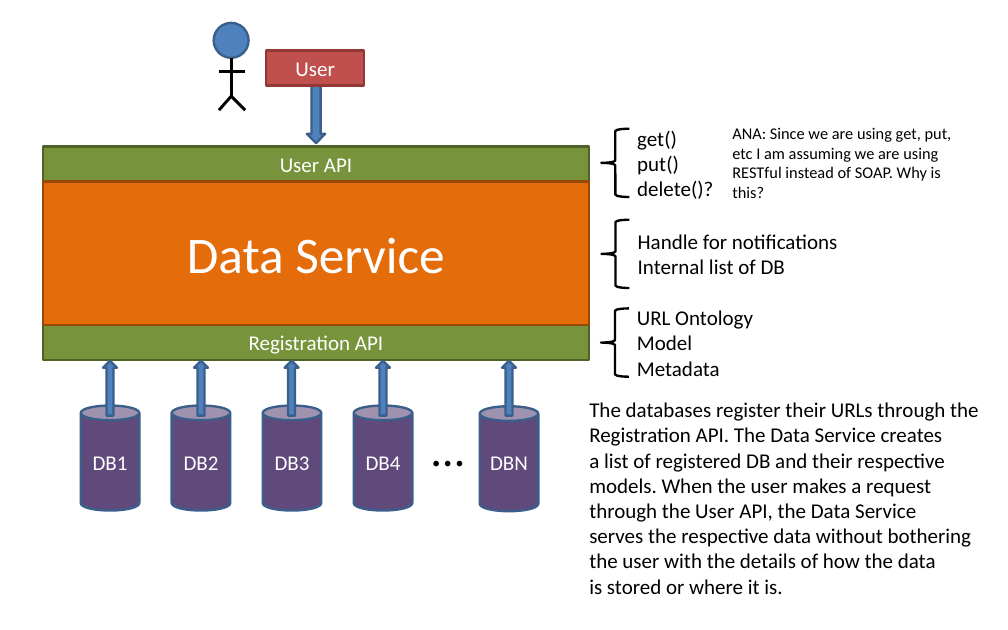
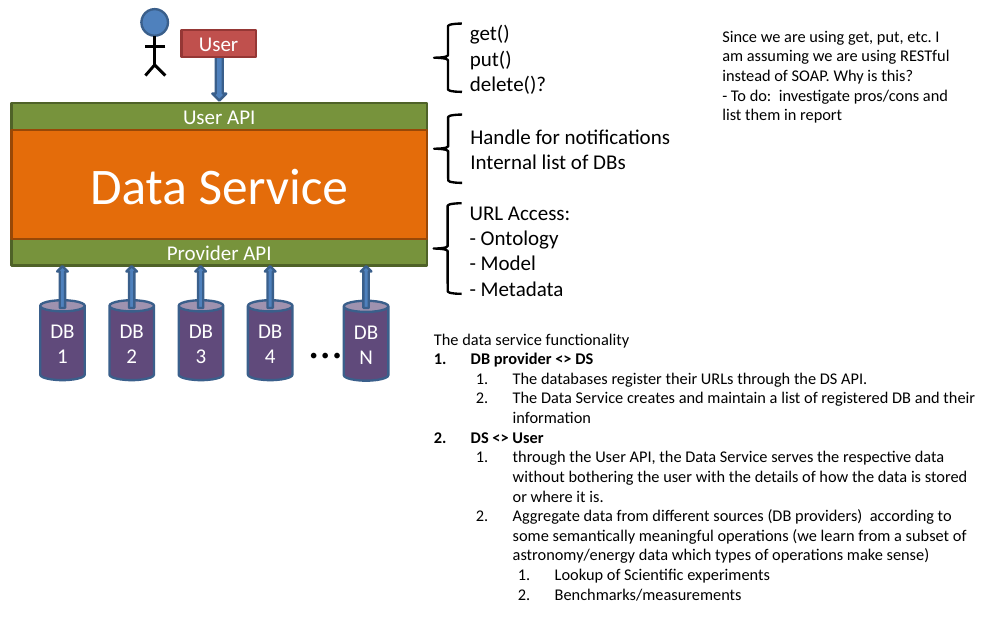
Before and after one commit to Perrunchin/PIRE-Research, a slide deck: slide 1 of Power_Point/Architecture.pptx. Drawn at 1008x630 pixels with LibreOffice and Linux fonts; fonts in the diff are those of the drawing. Boxes give left, top, right and bottom in pixels: in the first picture for what was removed or moved away, otherwise in the second. Text is boxed around its words. In the diff, an @@ line names an element or a change of style, - is before the commit and + after.

Commit message:
UpdatePP

```diff
--- a/Power_Point/Architecture.pptx
+++ b/Power_Point/Architecture.pptx
@@ ellipse: place and size @@
-ellipse at (213,23,249,58)
+ellipse at (141,9,168,36)
@@ line moved from (245, 72) - (219, 72) to (165, 46) - (145, 46) @@
@@ line moved from (231, 58) - (231, 97) to (155, 36) - (155, 65) @@
@@ rectangle "User": place and size @@
-rectangle "User" at (266,50,365,86)
+rectangle "User" at (181,30,256,57)
@@ down arrow: place and size @@
-down arrow at (307,86,325,143)
+down arrow at (213,57,227,101)
@@ text at (722,30,949,123): text changed @@
-ANA: Since we are using get, put, etc I am assuming we are using RESTful instead of SOAP. Why is this?
+Since we are using get, put, etc. I am assuming we are using RESTful instead of SOAP. Why is this?
+- To do: investigate pros/cons and list them in report
@@ line moved from (219, 110) - (231, 97) to (145, 76) - (155, 65) @@
@@ line moved from (231, 97) - (245, 110) to (155, 65) - (165, 76) @@
@@ rectangle "User API": place and size @@
-rectangle "User API" at (43,146,589,181)
+rectangle "User API" at (12,103,428,130)
@@ 2 texts, 2 left braces: place and size @@
-2 texts, 2 left braces at (601,129,837,288)
+2 texts, 2 left braces at (434,24,670,182)
@@ rectangle "Data Service": place and size @@
-rectangle "Data Service" at (43,181,589,325)
+rectangle "Data Service" at (12,130,428,239)
@@ text at (470,154,626,169): text changed @@
-Internal list of DB
+Internal list of DBs
@@ left brace: place and size @@
-left brace at (601,308,628,376)
+left brace at (433,203,461,294)
@@ text at (470,206,570,296): text changed @@
-URL Ontology
-Model
-Metadata
+URL Access:
+- Ontology
+- Model
+- Metadata
@@ rectangle "Provider API": place and size @@
-rectangle "Provider API" at (43,325,589,360)
+rectangle "Provider API" at (12,239,428,266)
@@ up arrow: place and size @@
-up arrow at (103,360,118,415)
+up arrow at (57,266,68,308)
@@ up arrow: place and size @@
-up arrow at (194,360,208,415)
+up arrow at (126,266,137,308)
@@ text in rectangle at (167,245,271,267): text changed @@
-Registration API
+Provider API
@@ up arrow: place and size @@
-up arrow at (285,360,299,415)
+up arrow at (196,266,207,308)
@@ up arrow: place and size @@
-up arrow at (376,360,391,415)
+up arrow at (265,266,276,308)
@@ up arrow: place and size @@
-up arrow at (502,360,517,415)
+up arrow at (360,266,371,308)
@@ cylinder "DB1": place and size @@
-cylinder "DB1" at (81,406,139,511)
+cylinder "DB1" at (40,300,85,380)
@@ cylinder "DB2": place and size @@
-cylinder "DB2" at (171,406,230,511)
+cylinder "DB2" at (109,300,154,380)
@@ cylinder "DB3": place and size @@
-cylinder "DB3" at (263,406,322,511)
+cylinder "DB3" at (179,300,223,380)
@@ cylinder "DB4": place and size @@
-cylinder "DB4" at (354,406,412,511)
+cylinder "DB4" at (248,300,292,380)
@@ text "…" rewrapped from (423,416,473,480) to (302,308,339,358) @@
@@ cylinder "DBN": place and size @@
-cylinder "DBN" at (480,407,538,512)
+cylinder "DBN" at (344,301,388,381)
@@ text at (434,333,975,601): text changed; size 18 to 14 pt @@
-The databases register their URLs through the
-Registration API. The Data Service creates
-a list of registered DB and their respective
-models. When the user makes a request
-through the User API, the Data Service
-serves the respective data without bothering
-the user with the details of how the data
-is stored or where it is.
+The data service functionality
+1. DB provider <> DS
+  1. The databases register their URLs through the DS API.
+  2. The Data Service creates and maintain a list of registered DB and their information
+2. DS <> User
+  1. through the User API, the Data Service serves the respective data without bothering the user with the details of how the data is stored or where it is.
+  2. Aggregate data from different sources (DB providers) according to some semantically meaningful operations (we learn from a subset of astronomy/energy data which types of operations make sense)
+    1. Lookup of Scientific experiments
+    2. Benchmarks/measurements
```
